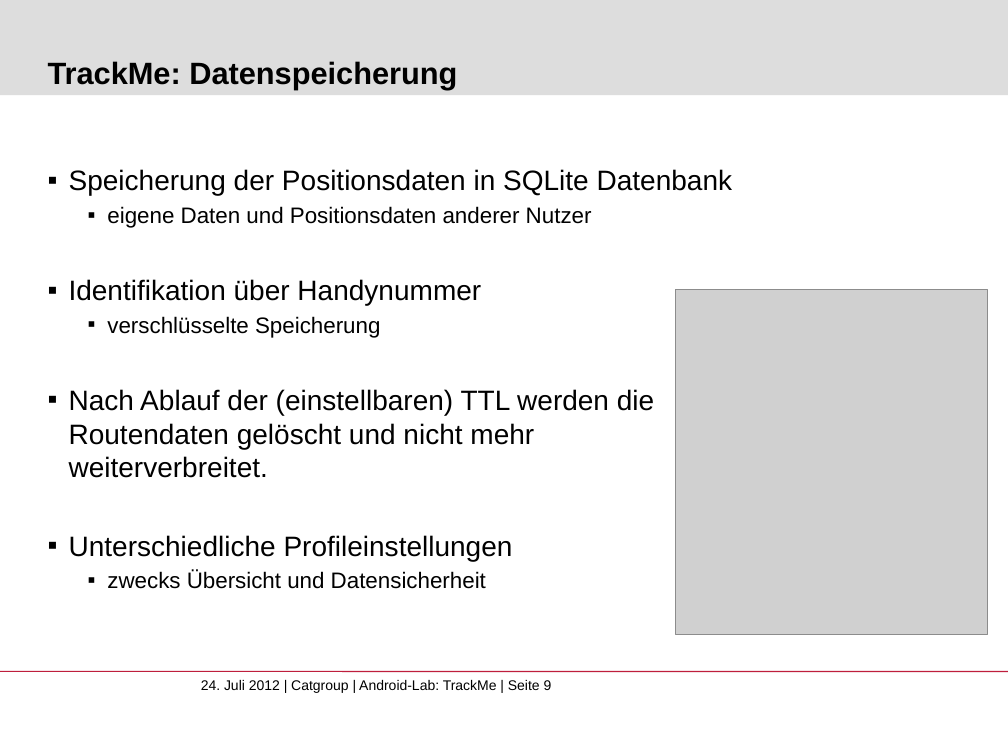
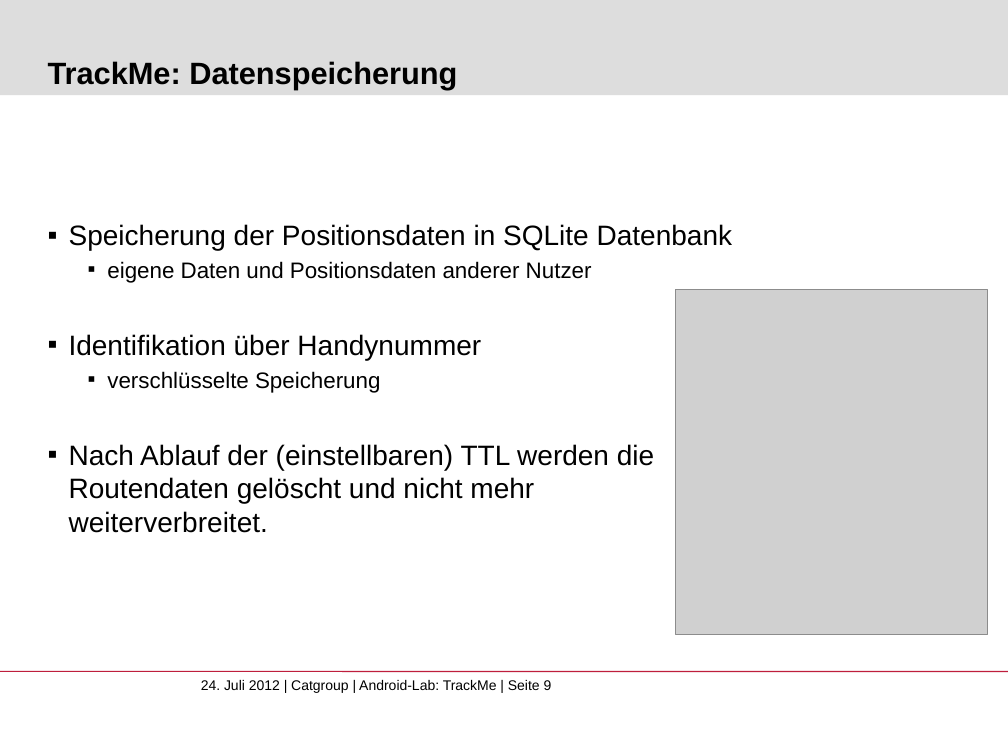
Before and after one commit to Susshi/TrackMe, a slide deck: slide 9 of doc/Android-Lab-TrackMe-Abschlusspraes.pptx. Drawn at 1008x756 pixels with LibreOffice and Linux fonts; fonts in the diff are those of the drawing; grey boxes stand for pictures; background and template pictures are left out. Boxes give left, top, right and bottom in pixels: in the first picture for what was removed or moved away, otherwise in the second. Text is boxed around its words. In the diff, an @@ line names an element or a change of style, - is before the commit and + after.

```diff
--- a/doc/Android-Lab-TrackMe-Abschlusspraes.pptx
+++ b/doc/Android-Lab-TrackMe-Abschlusspraes.pptx
@@ text at <box>69,535,513,589</box>: paragraphs removed @@
-  ▪ Unterschiedliche Profileinstellungen
-      ▪ zwecks Übersicht und Datensicherheit
```
Also in this commit, not shown: 1 other slide changed.
